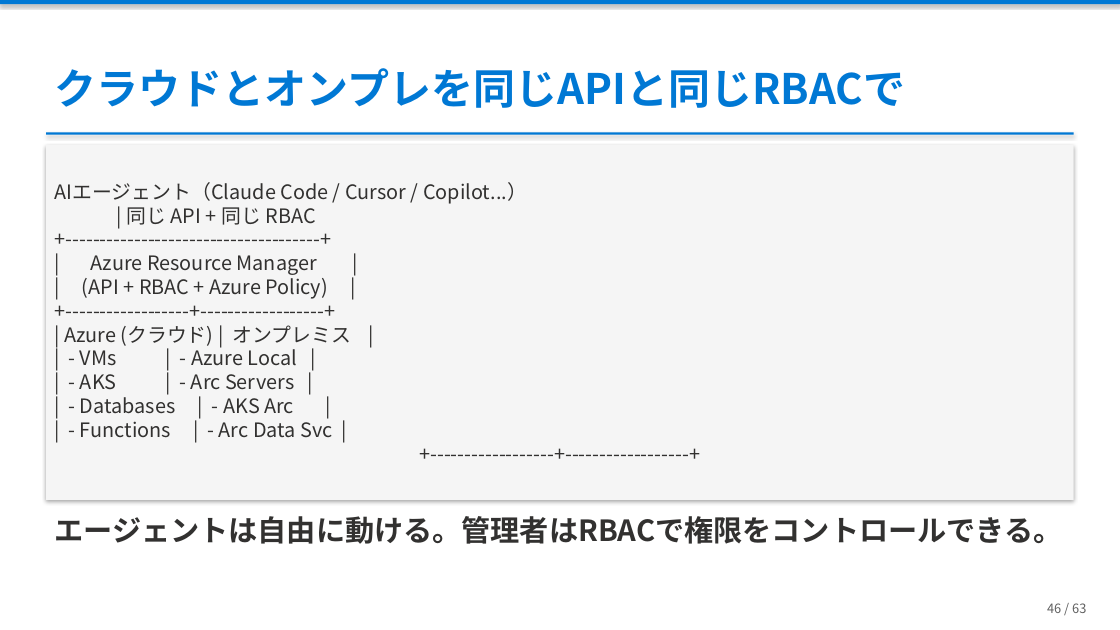
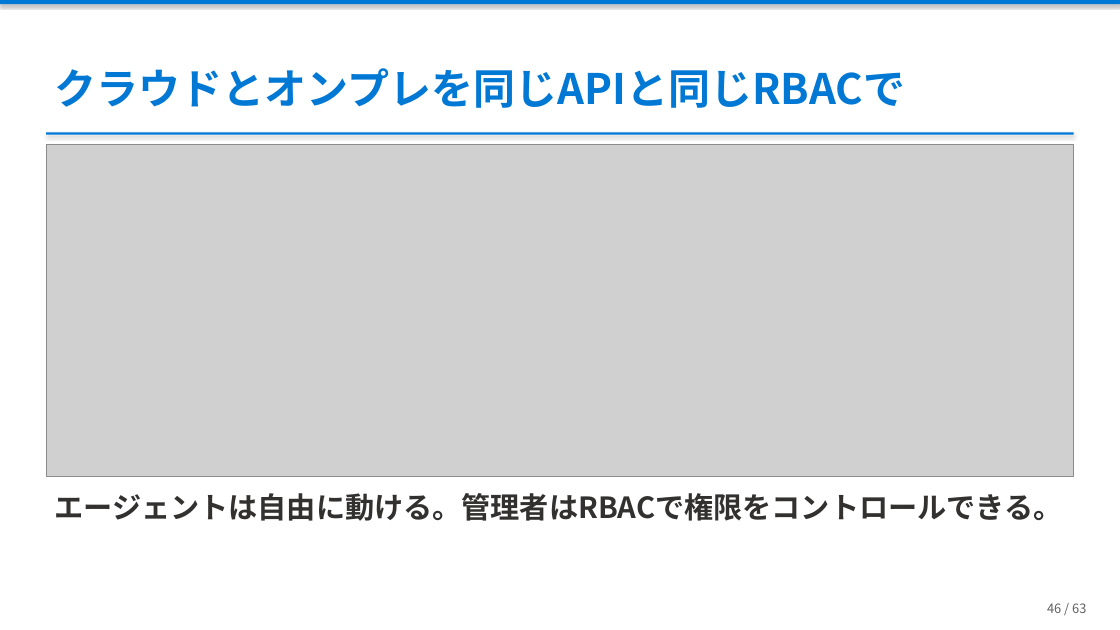
Before and after one commit to ebibibi/presentations, a slide deck: slide 46 of HCCJP_71/AI時代の「本当の」ハイブリッドクラウド — エージェントが実現した、あの頃の夢.pptx. Drawn at 1120x630 pixels with LibreOffice and Linux fonts; fonts in the diff are those of the drawing; grey boxes stand for pictures. Boxes give left, top, right and bottom in pixels: in the first picture for what was removed or moved away, otherwise in the second. Text is boxed around its words. In the diff, an @@ line names an element or a change of style, - is before the commit and + after.

```diff
--- a/HCCJP_71/AI時代の「本当の」ハイブリッドクラウド — エージェントが実現した、あの頃の夢.pptx
+++ b/HCCJP_71/AI時代の「本当の」ハイブリッドクラウド — エージェントが実現した、あの頃の夢.pptx
@@ rectangle removed at (46,145,1074,500) @@
-AIエージェント（Claude Code / Cursor / Copilot...）
-| 同じ API + 同じ RBAC
-+-------------------------------------+
-| Azure Resource Manager |
-| (API + RBAC + Azure Policy) |
-+------------------+------------------+
-| Azure (クラウド) | オンプレミス |
-| - VMs | - Azure Local |
-| - AKS | - Arc Servers |
-| - Databases | - AKS Arc |
-| - Functions | - Arc Data Svc |
-+------------------+------------------+
@@ picture added at (46,145,1074,477) @@
@@ text "エージェントは自由に動ける。管理者はRBACで権限をコントロールできる。": place and size @@
-text "エージェントは自由に動ける。管理者はRBACで権限をコントロールできる。" at (54,516,1062,544)
+text "エージェントは自由に動ける。管理者はRBACで権限をコントロールできる。" at (54,493,1062,521)
```
Also in this commit, not shown: 8 other slides changed, 1 other file.
